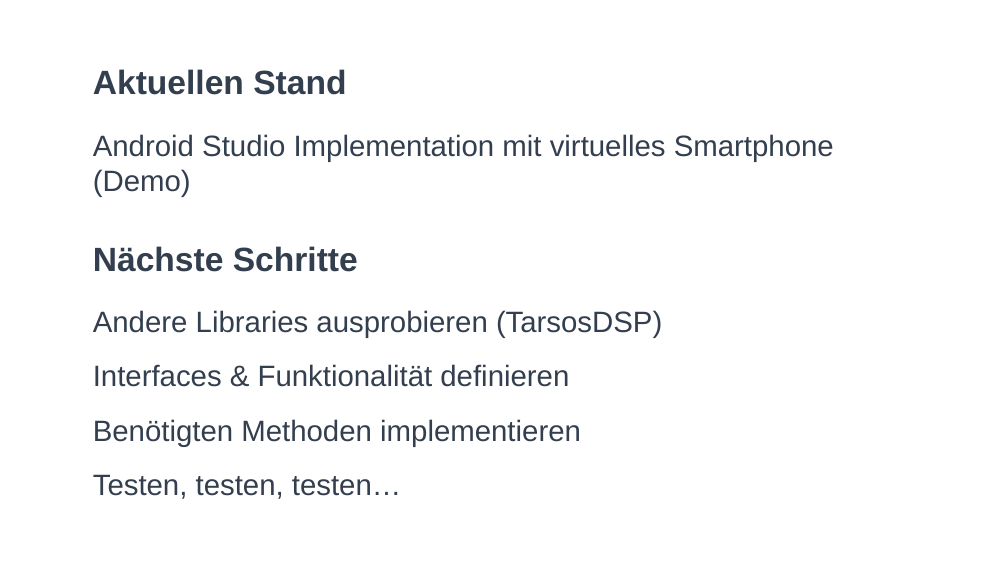
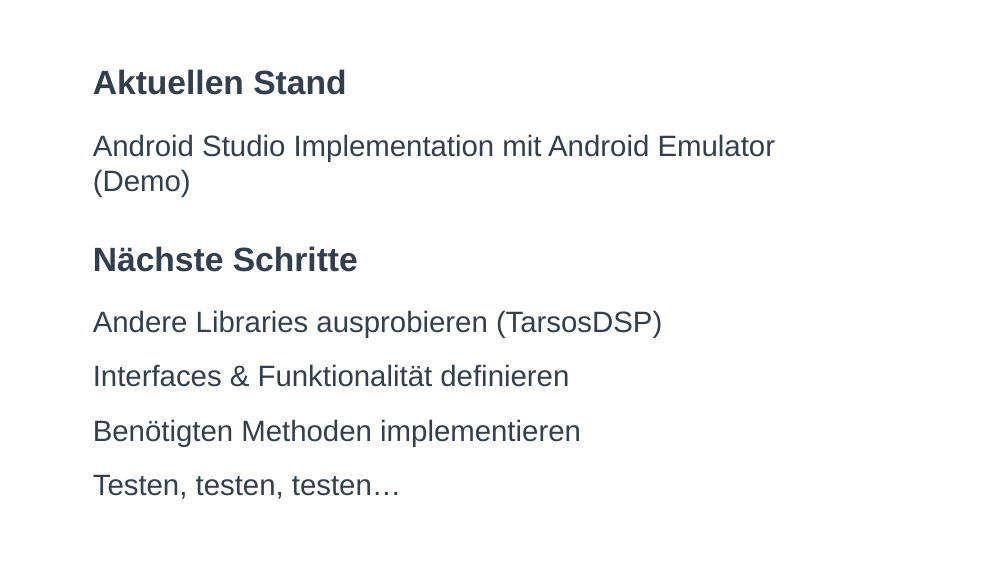
Before and after one commit to cn-uofbasel/BACnet, a slide deck: slide 2 of groups/02-soundLink/I&S Zwischenstand 16.04..pptx. Drawn at 1008x567 pixels with LibreOffice and Linux fonts; fonts in the diff are those of the drawing. Boxes give left, top, right and bottom in pixels: in the first picture for what was removed or moved away, otherwise in the second. Text is boxed around its words. In the diff, an @@ line names an element or a change of style, - is before the commit and + after.

Commit message:
Update presentation

```diff
--- a/groups/02-soundLink/I&S Zwischenstand 16.04..pptx
+++ b/groups/02-soundLink/I&S Zwischenstand 16.04..pptx
@@ text at box(93, 134, 776, 197): text changed @@
-Android Studio Implementation mit virtuelles Smartphone (Demo)
+Android Studio Implementation mit Android Emulator (Demo)
```
